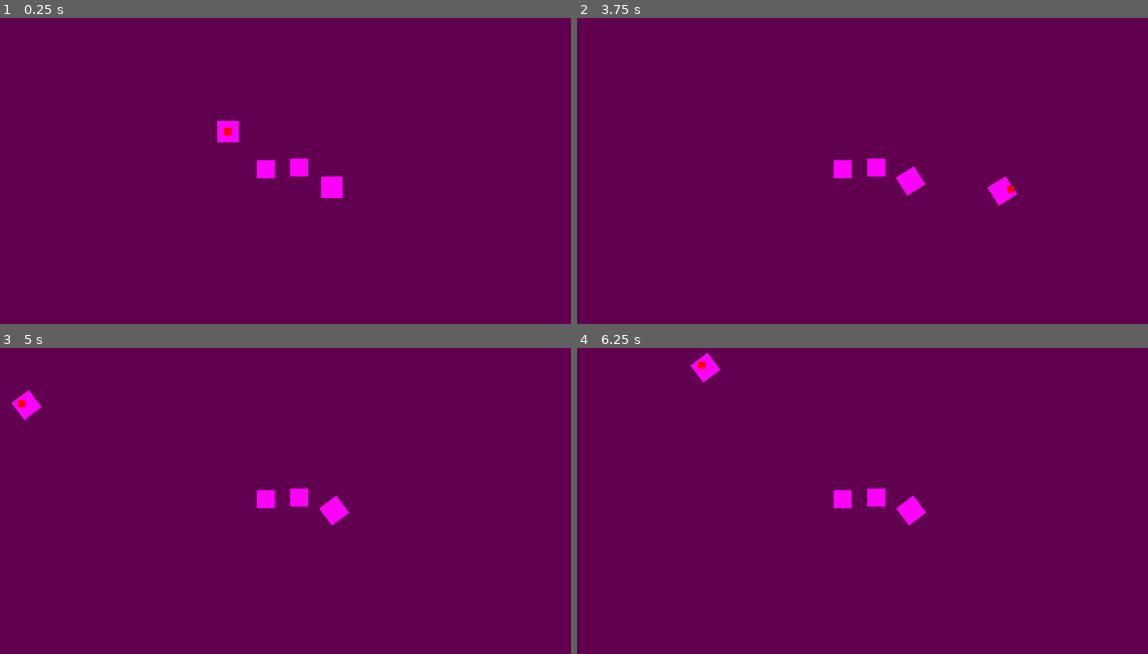
Above: before the commit, frames 1-4 (two rows, left to right).
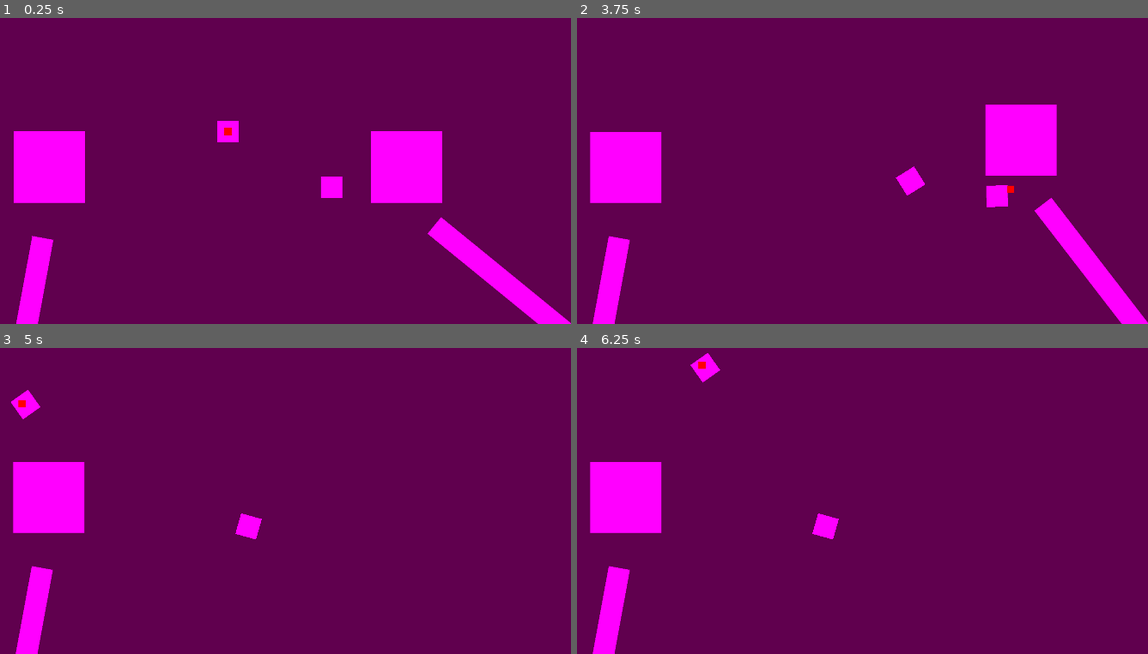
Above: after the commit, the same moments.

Repository: riioze/GameJamFevrier2024
Game: Godot game, scene res://scenes/main.tscn
Same seed, same stepped clock (60 frames per second), same inputs: the game is played once before the commit and once after it.
Inputs (mouse positions are in pixels of both pictures, inside the frame that each line leads up to):
- Up to frame 1 (0.25 s): no input
- Up to frame 2 (3.75 s): tap Enter at 0.5, 2, 3.5 s; move the mouse to (953, 112) at 0.52 s; tap Space at 1.25, 2.75 s; move the mouse to (668, 149) at 1.27 s; move the mouse to (873, 45) at 2.02 s; move the mouse to (771, 207) at 2.77 s; move the mouse to (1010, 189) at 3.52 s
- Up to frame 3 (5 s): move the mouse to (22, 403) at 4.27 s
- Up to frame 4 (6.25 s): tap Space at 5 s; move the mouse to (839, 461) at 5.02 s; move the mouse to (702, 366) at 5.77 s

The runs differ from the first frame. In frame 1, 9.3% of the frame differs, in the area x 2-100%, y 36-100%; in frame 2, 9.4%, in the area x 2-100%, y 28-100%; in frame 3, 5.0%; in frame 4, 5.0%.

Commit message:
arms angle added

Diff:
--- a/scenes/arms.tscn
+++ b/scenes/arms.tscn
@@ -1,11 +1,15 @@
-[gd_scene load_steps=5 format=3 uid="uid://dewgpxn4sdq1a"]
+[gd_scene load_steps=8 format=3 uid="uid://dewgpxn4sdq1a"]
 
 [ext_resource type="Script" path="res://scripts/arms/LeftHandRigidBody.gd" id="1_bejtx"]
 [ext_resource type="Script" path="res://scripts/arms/RightHandRigidBody.gd" id="2_5ttbs"]
+[ext_resource type="Script" path="res://scripts/arms/LeftArmStaticBody.gd" id="3_n6st4"]
+[ext_resource type="Script" path="res://scripts/arms/RightArmStaticBody.gd" id="4_di48s"]
 
 [sub_resource type="PlaceholderTexture2D" id="PlaceholderTexture2D_ot4j1"]
 
 [sub_resource type="PlaceholderTexture2D" id="PlaceholderTexture2D_0t5f4"]
+
+[sub_resource type="PlaceholderTexture2D" id="PlaceholderTexture2D_6sskc"]
 
 [node name="arms" type="Node"]
 
@@ -13,22 +17,52 @@
 mass = 10.0
 gravity_scale = 0.0
 script = ExtResource("1_bejtx")
+SPEED = 400
+STARTING_POS = Vector2(-500, 100)
 
 [node name="LeftHandCollisionShape" type="CollisionPolygon2D" parent="LeftHandRigidBody"]
-polygon = PackedVector2Array(0, 0, 0, 50, 50, 50, 50, 0)
+polygon = PackedVector2Array(-100, -100, -100, 100, 100, 100, 100, -100)
 
 [node name="Sprite2D" type="Sprite2D" parent="LeftHandRigidBody"]
-position = Vector2(5, 5)
-scale = Vector2(50, 50)
+scale = Vector2(200, 200)
 texture = SubResource("PlaceholderTexture2D_ot4j1")
 
 [node name="RIghtHandRigidBody" type="RigidBody2D" parent="."]
+position = Vector2(-210, 43)
 gravity_scale = 0.0
 script = ExtResource("2_5ttbs")
+SPEED = 400
+STARTING_POS = Vector2(500, 100)
 
 [node name="RightHandCollisionShape" type="CollisionPolygon2D" parent="RIghtHandRigidBody"]
-polygon = PackedVector2Array(0, 0, 0, 50, 50, 50, 50, 0)
+polygon = PackedVector2Array(-100, -100, -100, 100, 100, 100, 100, -100)
 
 [node name="Sprite2D" type="Sprite2D" parent="RIghtHandRigidBody"]
-scale = Vector2(50, 50)
+scale = Vector2(200, 200)
 texture = SubResource("PlaceholderTexture2D_0t5f4")
+
+[node name="LeftArmStaticBody" type="StaticBody2D" parent="." node_paths=PackedStringArray("HAND")]
+position = Vector2(100, -10)
+script = ExtResource("3_n6st4")
+HAND = NodePath("../LeftHandRigidBody")
+
+[node name="LeftHarmCollisionShape" type="CollisionPolygon2D" parent="LeftArmStaticBody"]
+polygon = PackedVector2Array(-30, 100, 30, 100, 30, 600, -30, 600)
+
+[node name="Sprite2D" type="Sprite2D" parent="LeftArmStaticBody"]
+position = Vector2(0, 350)
+scale = Vector2(60, 500)
+texture = SubResource("PlaceholderTexture2D_6sskc")
+
+[node name="RightArmStaticBody" type="StaticBody2D" parent="." node_paths=PackedStringArray("HAND")]
+position = Vector2(200, -20)
+script = ExtResource("4_di48s")
+HAND = NodePath("../RIghtHandRigidBody")
+
+[node name="RightHarmCollisionShape" type="CollisionPolygon2D" parent="RightArmStaticBody"]
+polygon = PackedVector2Array(-30, 100, 30, 100, 30, 600, -30, 600)
+
+[node name="Sprite2D" type="Sprite2D" parent="RightArmStaticBody"]
+position = Vector2(0, 350)
+scale = Vector2(60, 500)
+texture = SubResource("PlaceholderTexture2D_6sskc")
--- /dev/null
+++ b/scripts/arms/LeftArmStaticBody.gd
@@ -0,0 +1,18 @@
+extends StaticBody2D
+
+@export var HAND : RigidBody2D
+
+# Called when the node enters the scene tree for the first time.
+func _ready():
+	pass # Replace with function body.
+
+func _integrate_forces(state):
+	rotation_degrees = 0
+
+# Called every frame. 'delta' is the elapsed time since the previous frame.
+func _process(delta):
+	position = Vector2(HAND.position.x,HAND.position.y+100)
+
+	var angle : float = ((HAND.position.x+1000)/1080)*(PI/8)
+
+	rotation = angle
--- /dev/null
+++ b/scripts/arms/RightArmStaticBody.gd
@@ -0,0 +1,18 @@
+extends StaticBody2D
+
+@export var HAND : RigidBody2D
+
+# Called when the node enters the scene tree for the first time.
+func _ready():
+	pass # Replace with function body.
+
+func _integrate_forces(state):
+	rotation_degrees = 0
+
+# Called every frame. 'delta' is the elapsed time since the previous frame.
+func _process(delta):
+	position = Vector2(HAND.position.x,HAND.position.y+100)
+
+	var angle : float = position.direction_to(Vector2(940,560)).angle()-PI/2
+
+	rotation = angle
Not shown, added: scenes/arm9FE8.tmp
Not shown, added: scenes/armCAEF.tmp
